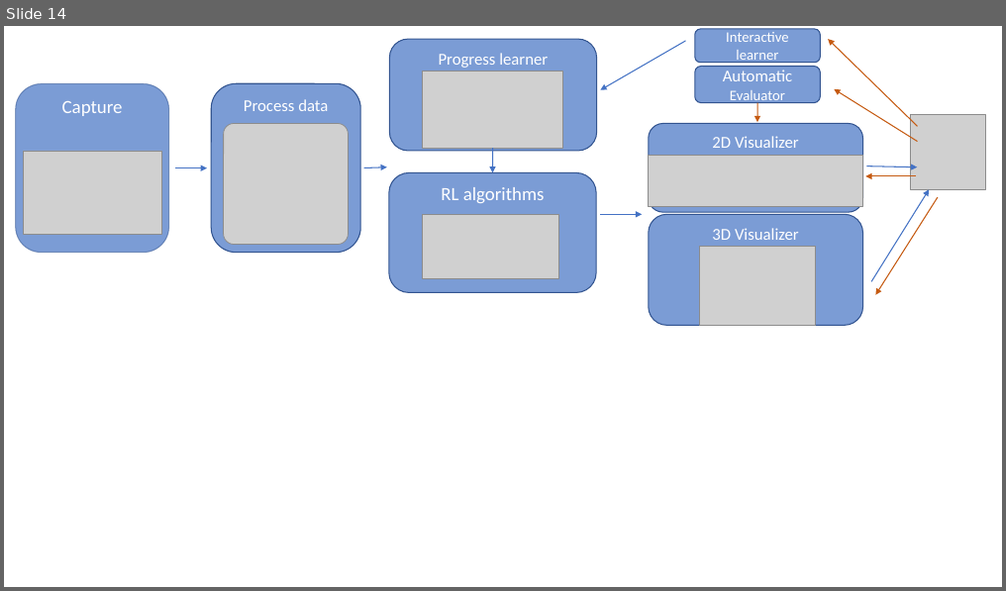
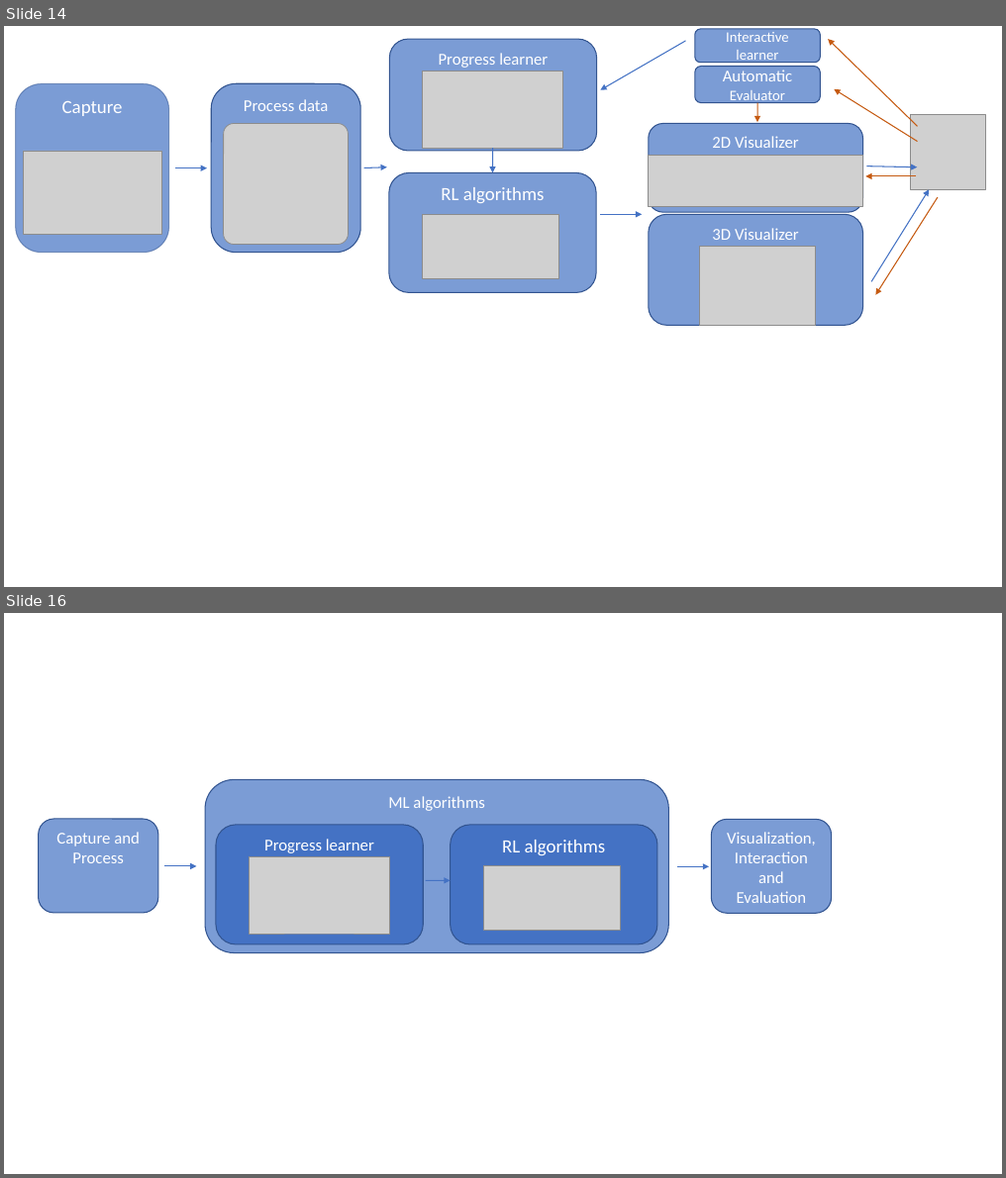
Before and after one commit to tuandnvn/learn-to-perform, a slide deck: miscellanous/shapes.pptx. Shown one above the other, each under a label of ours: slide 14 before the commit, slides 14 and 16 after it; the slides between them are not shown. The pictures are 1006x591 and 1006x1178 pixels, drawn with LibreOffice and Linux fonts; fonts in the diff are those of the drawing; grey boxes stand for pictures. Boxes give left, top, right and bottom in pixels: in the first picture for what was removed or moved away, otherwise in the second. Text is boxed around its words. In the diff, an @@ line names an element or a change of style, - is before the commit and + after.

```diff
--- a/miscellanous/shapes.pptx
+++ b/miscellanous/shapes.pptx
@@ slide 16 added at [4,613,1002,1174], background #FFFFFF at 22% opacity @@
@@ rounded rectangle added at [205,780,668,954], fill #4472C4 at 70% opacity, outline #325491 1 pt, 16 pt, text #FFFFFF @@
+ML algorithms
@@ rounded rectangle added at [39,819,158,913], fill #4472C4 at 70% opacity, outline #325491 1 pt, 16 pt, text #FFFFFF @@
+Capture and Process
@@ rounded rectangle added at [712,820,832,914], fill #4472C4 at 70% opacity, outline #325491 1 pt, 16 pt, text #FFFFFF @@
+Visualization,
+Interaction and
+Evaluation
@@ rounded rectangle added at [216,825,423,945], fill #4472C4, outline #325491 1 pt, 16 pt, text #FFFFFF @@
+Progress learner
@@ rounded rectangle added at [450,825,657,945], fill #4472C4, outline #325491 1 pt, 18 pt, text #FFFFFF @@
+RL algorithms
@@ arrow added from (165, 866) to (196, 866), #4472C4 1 pt @@
@@ picture added at [249,858,389,934] @@
@@ picture added at [484,866,621,930] @@
@@ arrow added from (677, 866) to (709, 866), #4472C4 1 pt @@
@@ arrow added from (426, 881) to (450, 881), #4472C4 1 pt @@
```
Also in this commit, not shown: 2 other slides added, 7 other files.
